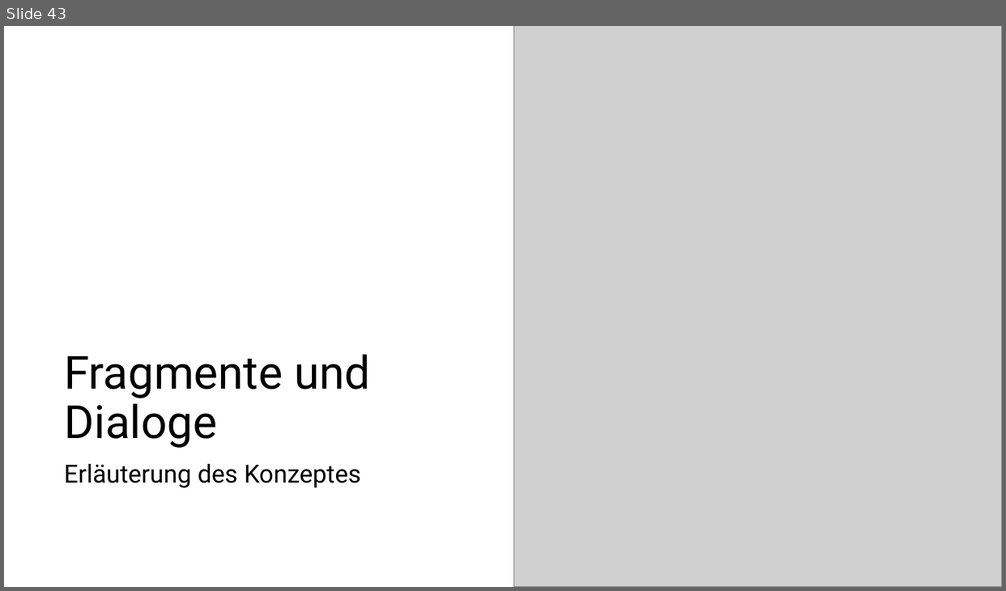
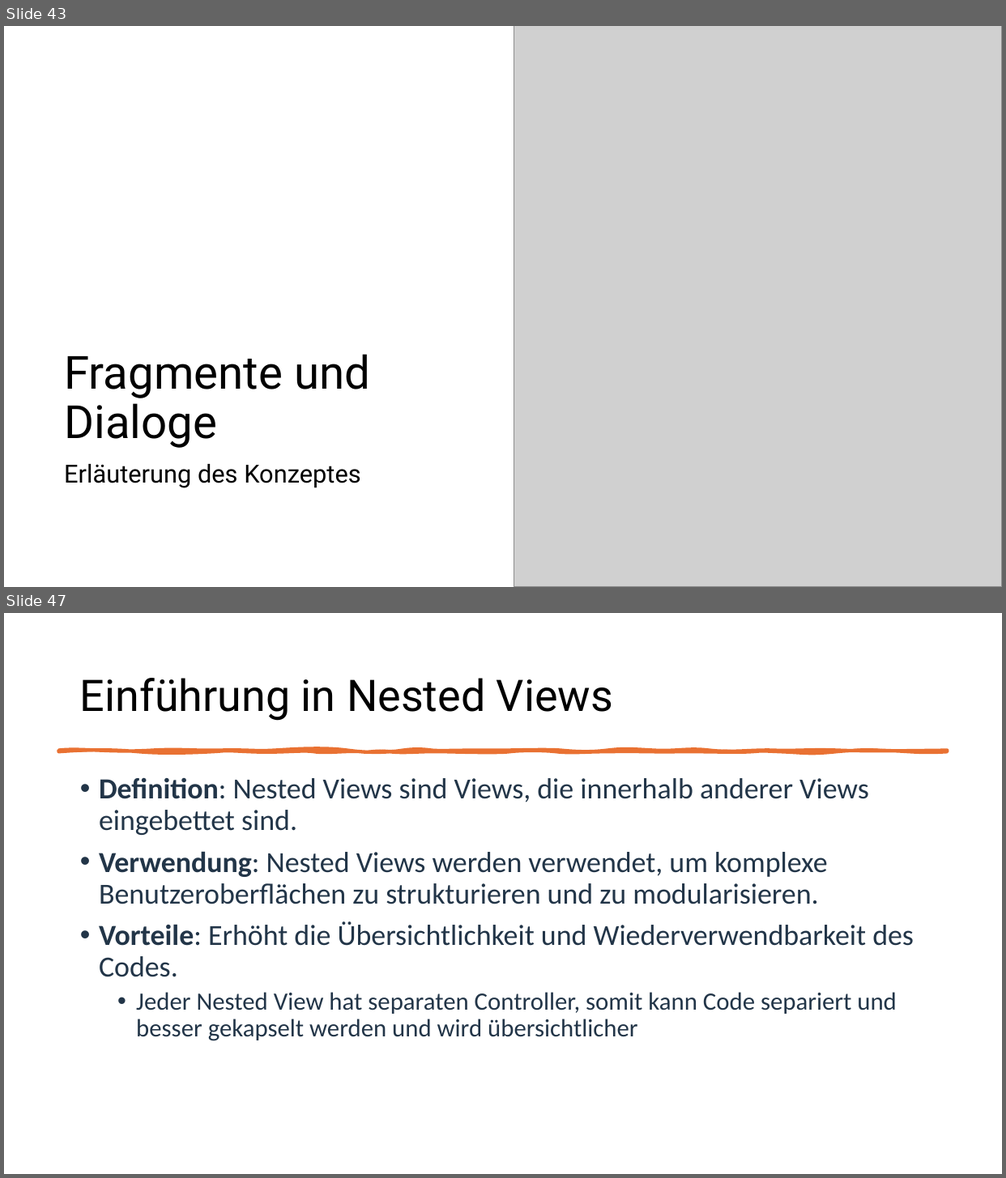
Before and after one commit to MatLange/SAPTraining, a slide deck: Tag02_SAPUI5-Fiori_DE.pptx. Shown one above the other, each under a label of ours: slide 43 before the commit, slides 43 and 47 after it; the slides between them are not shown. The pictures are 1006x591 and 1006x1178 pixels, drawn with LibreOffice and Linux fonts; fonts in the diff are those of the drawing; grey boxes stand for pictures. Boxes give left, top, right and bottom in pixels: in the first picture for what was removed or moved away, otherwise in the second. Text is boxed around its words. In the diff, an @@ line names an element or a change of style, - is before the commit and + after.

```diff
--- a/Tag02_SAPUI5-Fiori_DE.pptx
+++ b/Tag02_SAPUI5-Fiori_DE.pptx
@@ slide 47 added at (x1=4, y1=613, x2=1002, y2=1174), background #FFFFFF @@
@@ title added at (x1=80, y1=678, x2=613, y2=721), 42 pt, text #000000 @@
+Einführung in Nested Views
@@ freeform shape added at (x1=58, y1=750, x2=948, y2=752), fill #E97132, outline #E97132 3.25 pt @@
@@ text added at (x1=99, y1=777, x2=914, y2=1041), 28 pt, text #223548 @@
+• Definition: Nested Views sind Views, die innerhalb anderer Views eingebettet sind.
+• Verwendung: Nested Views werden verwendet, um komplexe Benutzeroberflächen zu strukturieren und zu modularisieren.
+• Vorteile: Erhöht die Übersichtlichkeit und Wiederverwendbarkeit des Codes.
+  • Jeder Nested View hat separaten Controller, somit kann Code separiert und besser gekapselt werden und wird übersichtlicher
```
Also in this commit, not shown: 8 other slides added, 3 other files.
